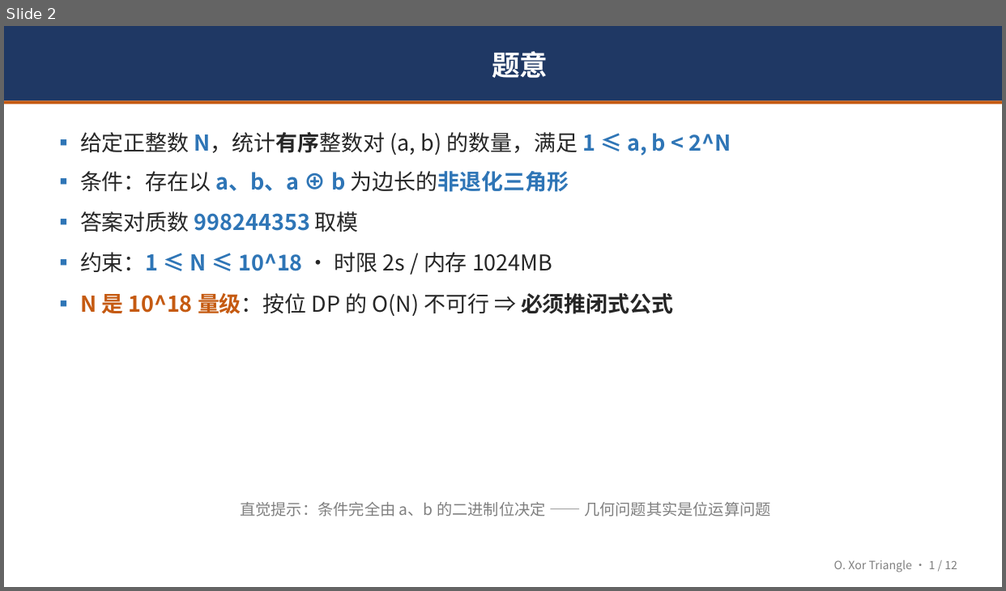
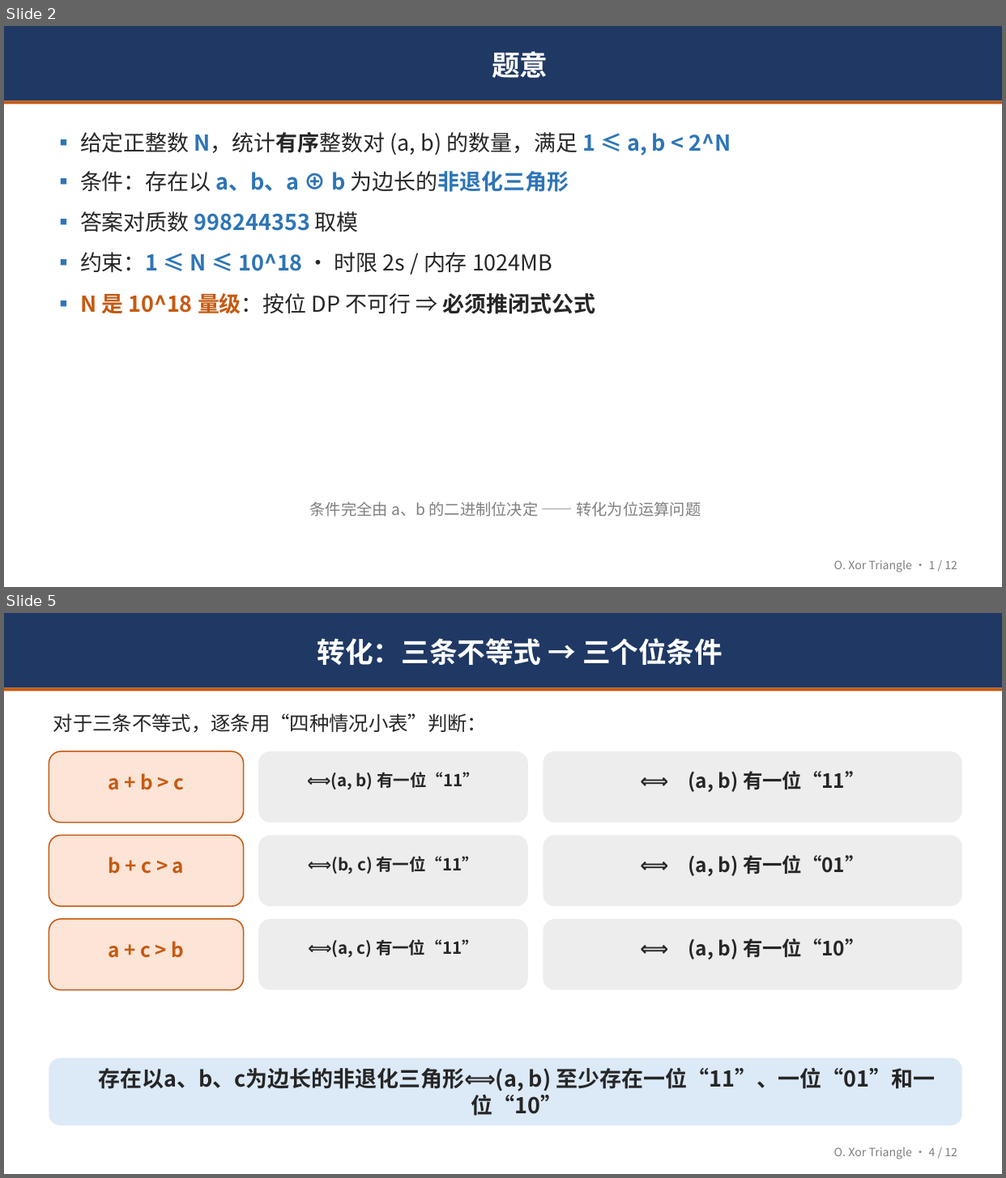
Before and after one commit to LingeXu/OI, a slide deck: 2026.9.3集训队个人赛/O/O题解分享.pptx. Shown one above the other, each under a label of ours: slide 2 before the commit, slides 2 and 5 after it; the slides between them are not shown. The pictures are 1006x591 and 1006x1178 pixels, drawn with LibreOffice and Linux fonts; fonts in the diff are those of the drawing. Boxes give left, top, right and bottom in pixels: in the first picture for what was removed or moved away, otherwise in the second. Text is boxed around its words. In the diff, an @@ line names an element or a change of style, - is before the commit and + after.

```diff
--- a/2026.9.3集训队个人赛/O/O题解分享.pptx
+++ b/2026.9.3集训队个人赛/O/O题解分享.pptx
@@ slide 5 added at [4, 613, 1002, 1174], background #FFFFFF @@
@@ rectangle added at [4, 613, 1002, 688], fill #1F3864, 27 pt, text #FFFFFF, bold @@
+转化：三条不等式 → 三个位条件
@@ rectangle added at [4, 688, 1002, 691], fill #C55A11 @@
@@ text added at [53, 713, 487, 733], 19 pt, text #262626 @@
+对于三条不等式，逐条用“四种情况小表”判断：
@@ rounded rectangle added at [49, 752, 244, 823], fill #FCE4D6, outline #C55A11 1.2 pt @@
@@ rounded rectangle added at [258, 752, 528, 823], fill #EDEDED @@
@@ rounded rectangle added at [543, 752, 962, 823], fill #EDEDED @@
@@ text added at [108, 773, 185, 790], 19 pt, text #C55A11, bold @@
+a + b > c
@@ text added at [331, 772, 479, 790], 16 pt, text #262626, bold @@
+⟺(a, b) 有一位“11”
@@ text added at [688, 771, 864, 792], 19 pt, text #262626, bold @@
+⟺ (a, b) 有一位“11”
@@ rounded rectangle added at [49, 835, 244, 906], fill #FCE4D6, outline #C55A11 1.2 pt @@
@@ rounded rectangle added at [258, 835, 528, 906], fill #EDEDED @@
@@ rounded rectangle added at [543, 835, 962, 906], fill #EDEDED @@
@@ text added at [688, 855, 864, 876], 19 pt, text #262626, bold @@
+⟺ (a, b) 有一位“01”
@@ text added at [108, 857, 184, 874], 19 pt, text #C55A11, bold @@
+b + c > a
@@ text added at [331, 856, 479, 874], 16 pt, text #262626, bold @@
+⟺(b, c) 有一位“11”
@@ rounded rectangle added at [49, 919, 244, 990], fill #FCE4D6, outline #C55A11 1.2 pt @@
@@ rounded rectangle added at [258, 919, 528, 990], fill #EDEDED @@
@@ rounded rectangle added at [543, 919, 962, 990], fill #EDEDED @@
@@ text added at [108, 941, 185, 958], 19 pt, text #C55A11, bold @@
+a + c > b
@@ text added at [332, 939, 479, 957], 16 pt, text #262626, bold @@
+⟺(a, c) 有一位“11”
@@ text added at [688, 939, 864, 960], 19 pt, text #262626, bold @@
+⟺ (a, b) 有一位“10”
@@ rounded rectangle added at [49, 1059, 962, 1126], fill #DCE9F7, 21 pt, text #262626, bold @@
+存在以a、b、c为边长的非退化三角形⟺(a, b) 至少存在一位“11”、一位“01”和一位“10”
@@ text added at [834, 1148, 957, 1160], 11 pt, text #7F7F7F @@
+O. Xor Triangle · 4 / 12
@@ slide 2 changed as well @@
@@ text at [80, 293, 595, 314]: text changed @@
-▪ N 是 10^18 量级：按位 DP 的 O(N) 不可行 ⇒ 必须推闭式公式
+▪ N 是 10^18 量级：按位 DP 不可行 ⇒ 必须推闭式公式
@@ text at [310, 502, 701, 517]: text changed @@
-直觉提示：条件完全由 a、b 的二进制位决定 —— 几何问题其实是位运算问题
+条件完全由 a、b 的二进制位决定 —— 转化为位运算问题
```
Also in this commit, not shown: 8 other slides changed, 2 other slides added, 3 slides removed, 15 other files.
